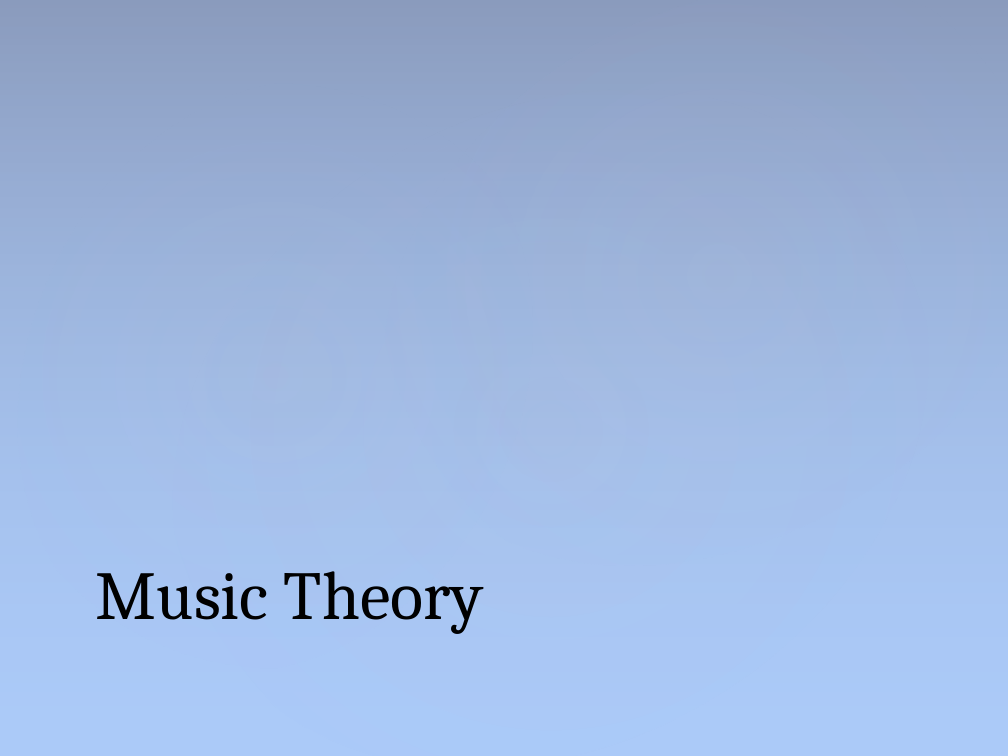
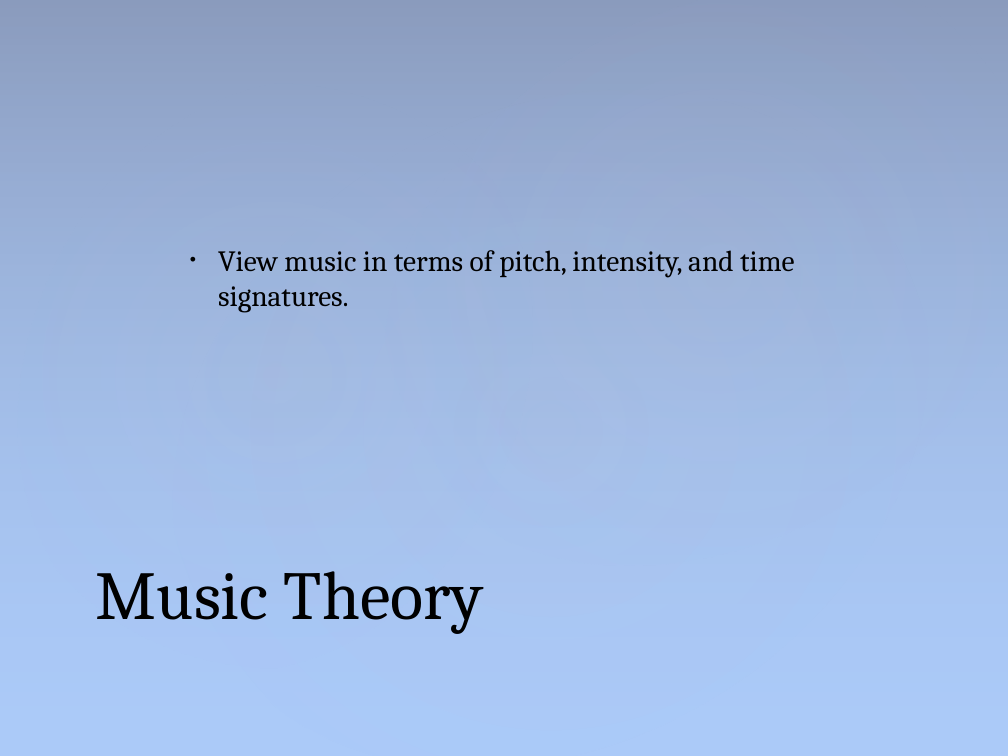
Before and after one commit to sam-lev/Classifications-Of-Songs-via-Homology-of-Chroma-Features, a slide deck: slide 4 of project/presentation/PresentationPowerPoint.pptx. Drawn at 1008x756 pixels with LibreOffice and Linux fonts; fonts in the diff are those of the drawing. Boxes give left, top, right and bottom in pixels: in the first picture for what was removed or moved away, otherwise in the second. Text is boxed around its words. In the diff, an @@ line names an element or a change of style, - is before the commit and + after.

```diff
--- a/project/presentation/PresentationPowerPoint.pptx
+++ b/project/presentation/PresentationPowerPoint.pptx
@@ text added at (218, 250, 795, 313), 21 pt, text #000000 @@
+• View music in terms of pitch, intensity, and time signatures.
```
Also in this commit, not shown: 4 other slides changed, 7 slides added, 5 slides removed, 3 other files.
